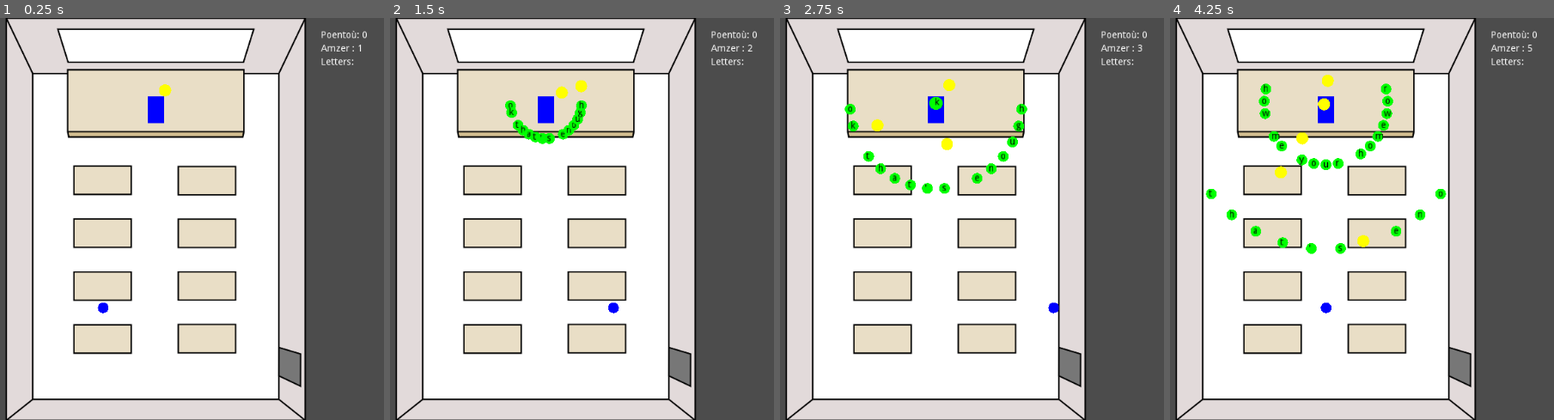
Above: before the commit, frames 1-4 (left to right).
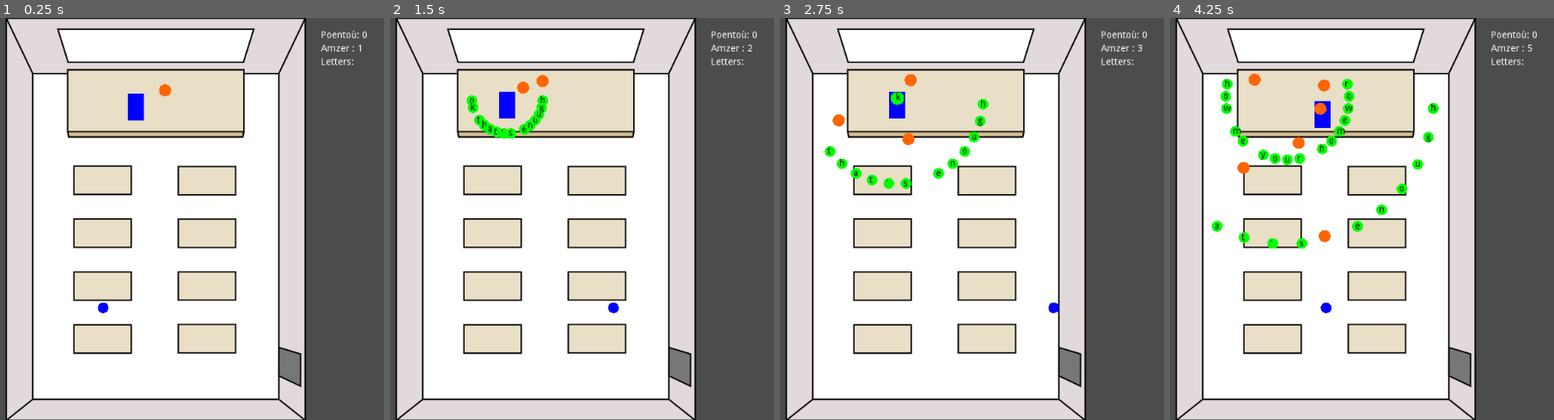
Above: after the commit, the same moments.

Repository: gweltou/shoot-em-up-lise
Game: Godot game, scene res://assets/scenes/Level.tscn
Same seed, same stepped clock (60 frames per second), same inputs: the game is played once before the commit and once after it.
Inputs (mouse positions are in pixels of both pictures, inside the frame that each line leads up to):
- Up to frame 1 (0.25 s): no input
- Up to frame 2 (1.5 s): move the mouse to (716, 198) at 0.52 s; hold Right (move_right) 0.53-1.25 s; click (716, 198) at 0.67 s; drag from (428, 239) to (612, 307) at 1.27 s
- Up to frame 3 (2.75 s): move the mouse to (1025, 130) at 2.02 s; hold Right (move_right) from 2.03 s (still down)
- Up to frame 4 (4.25 s): release Right (move_right) at 2.75 s; drag from (1312, 299) to (1242, 126) at 2.77 s; move the mouse to (1553, 279) at 3.52 s; hold Left (move_left) from 3.53 s (still down)

The runs differ from the first frame. In frame 1, 0.7% of the frame differs, in the area x 33-45%, y 16-27%; in frame 2, 2.0%; in frame 3, 2.7%; in frame 4, 4.2%, in the area x 9-73%, y 13-59%.
Error before the commit: Invalid get index 'position' (on base: 'null instance'). (res://assets/scripts/Kelenner.gd:165)

Commit message:
fixed kelenner moving hysteresis

Diff:
--- a/assets/scenes/Level.tscn
+++ b/assets/scenes/Level.tscn
@@ -67,7 +67,7 @@
 position = Vector2( 557.236, 478.998 )
 shape = SubResource( 1 )
 
-[node name="Podium" type="CollisionShape2D" parent="Tables"]
+[node name="Estrade" type="CollisionShape2D" parent="Tables"]
 position = Vector2( 481.982, 123.373 )
 shape = SubResource( 2 )
 
--- a/assets/scripts/Bullet.gd
+++ b/assets/scripts/Bullet.gd
@@ -44,7 +44,7 @@
 	if hitval > 0:
 		col = Color(0, 1, 0)
 	elif hitval < 0:
-		col = Color(1, 1, 0)
+		col = Color(1, 0.4, 0)
 	draw_circle(Vector2(0, 0), radius, col)
 
 	if letter != "":
--- a/assets/scripts/Kelenner.gd
+++ b/assets/scripts/Kelenner.gd
@@ -55,11 +55,15 @@
 		else:
 			shoot_random()
 		fire_time = FIRE_RATE
+
 	move_time += delta
 	if move_time > 3:
 		move_time = 0
 		destination = choose_destination()
-	position += (destination-position).normalized()   ##finvadenn ar gelenner
+
+	var to_dest = destination-position
+	if to_dest.length_squared() > 2:	# Paouez fival ma'z eo tost tre eus ar pall
+		position += to_dest.normalized() * 2   ##finvadenn ar gelenner
 
 
 
